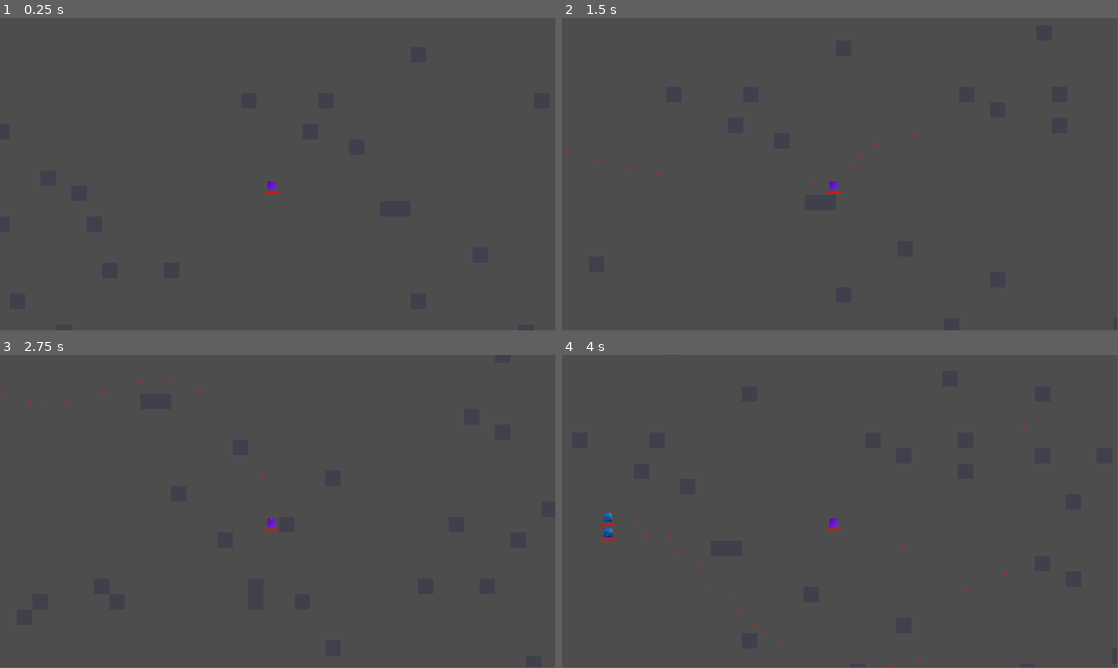
Above: before the commit, frames 1-4 (two rows, left to right).
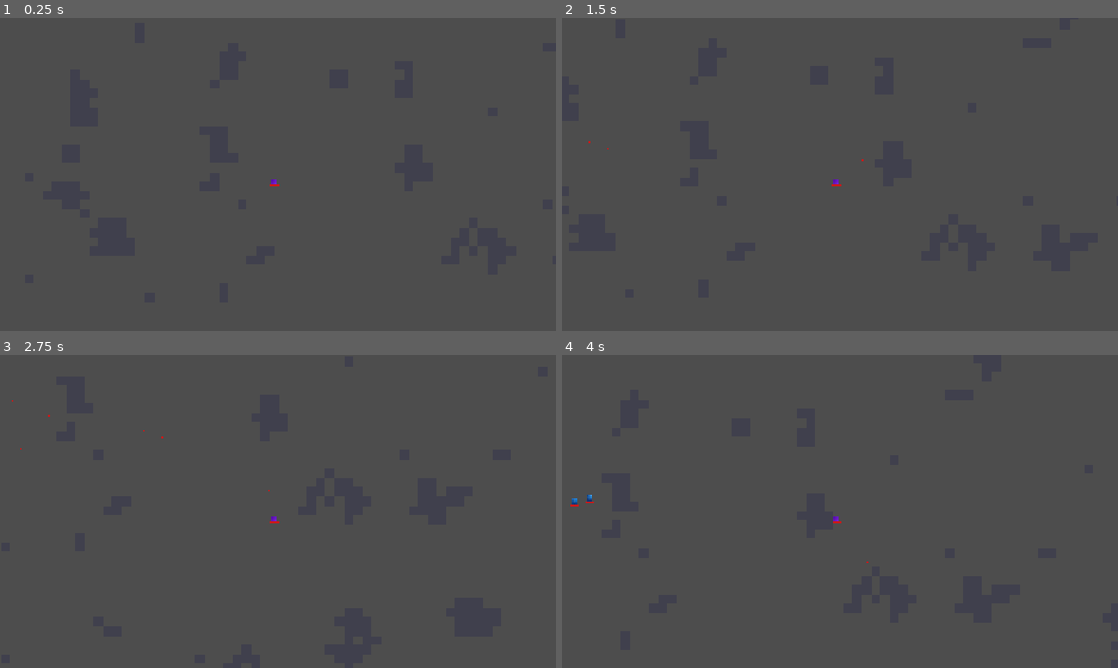
Above: after the commit, the same moments.

Repository: M-E-7/mob-fighter
Game: Godot game, scene res://Levels/LevelPrototype/basic_level.tscn
Same seed, same stepped clock (60 frames per second), same inputs: the game is played once before the commit and once after it.
Inputs (mouse positions are in pixels of both pictures, inside the frame that each line leads up to):
- Up to frame 1 (0.25 s): no input
- Up to frame 2 (1.5 s): tap Enter at 0.5 s; move the mouse to (962, 158) at 0.52 s; press the mouse at (962, 158) at 0.53 s; hold Right (ui_right) 0.53-1.28 s; move the mouse to (728, 190) at 1.27 s; release the mouse at (728, 190) at 1.28 s; hold Down (ui_down) from 1.28 s (still down); click (728, 190) at 1.35 s
- Up to frame 3 (2.75 s): move the mouse to (333, 442) at 2.02 s; release Down (ui_down) at 2.03 s; press the mouse at (333, 442) at 2.03 s; hold Right (ui_right) from 2.03 s (still down)
- Up to frame 4 (4 s): tap Space at 2.75 s; move the mouse to (812, 574) at 2.77 s; release Right (ui_right) at 2.78 s; release the mouse at (812, 574) at 2.78 s; hold Up (ui_up) 2.78-3.53 s; click (812, 574) at 2.85 s; move the mouse to (1006, 558) at 3.52 s; press the mouse at (1006, 558) at 3.53 s; hold Left (ui_left) from 3.53 s (still down)
In our replay, the window is 799x449 before the commit and 800x450 after it. These sizes can differ from the game's own. Grey fills any space a smaller window leaves; there, only what the larger window draws over its background counts as a difference.

The runs differ from the first frame. In frame 1, less than 0.1% of the frame differs, in the area x 47-51%, y 51-56%; in frame 2, 0.1%; in frame 3, 0.1%; in frame 4, 0.3%, in the area x 1-84%, y 22-100%.

Commit message:
Added fullscreen settings

Diff:
--- a/Levels/LevelPrototype/basic_level.tscn
+++ b/Levels/LevelPrototype/basic_level.tscn
@@ -21,7 +21,6 @@
 [node name="ProcGenLevelComponent" parent="." unique_id=1797113652 instance=ExtResource("3_i5jxq")]
 arena_width = 400
 arena_height = 400
-noise_frequency = 1.0
 
 [node name="EnemySpawnerComponent" parent="." unique_id=1767096871 instance=ExtResource("4_esp")]
 enemy_scene = ExtResource("2_i5jxq")
--- a/project.godot
+++ b/project.godot
@@ -63,6 +63,14 @@
 
 3d/physics_engine="Jolt Physics"
 
+[display]
+
+window/size/viewport_width=1920
+window/size/viewport_height=1080
+window/size/mode=3
+window/stretch/mode="canvas_items"
+window/stretch/aspect="expand"
+
 [rendering]
 
 rendering_device/driver.windows="d3d12"
